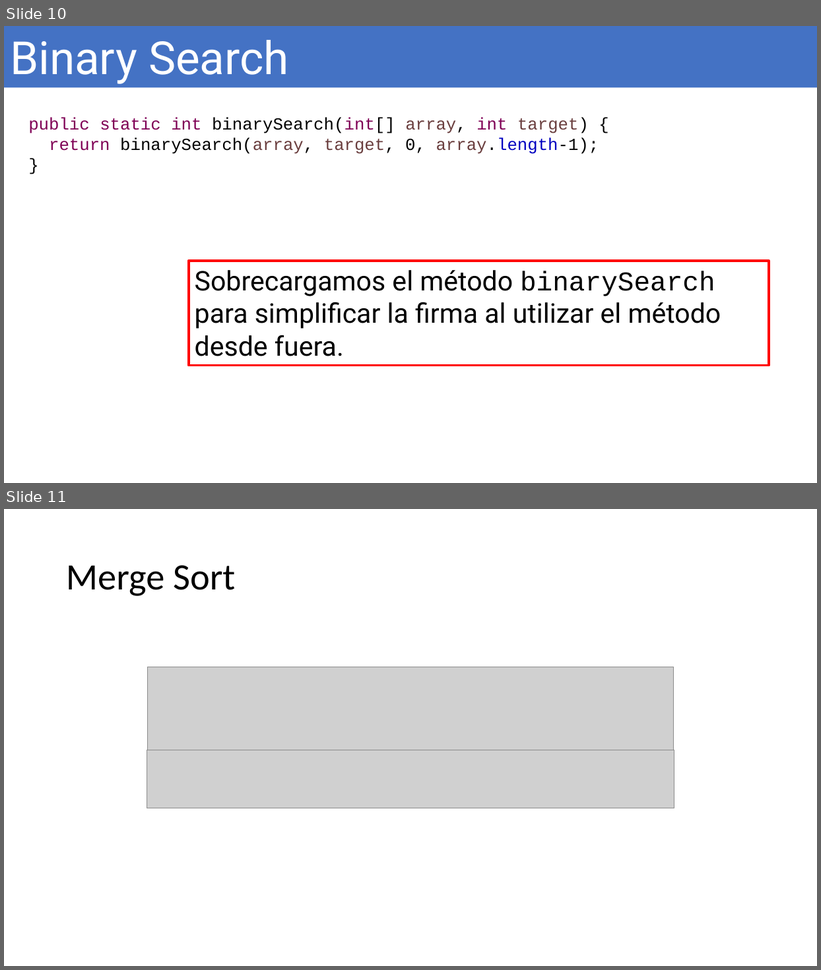
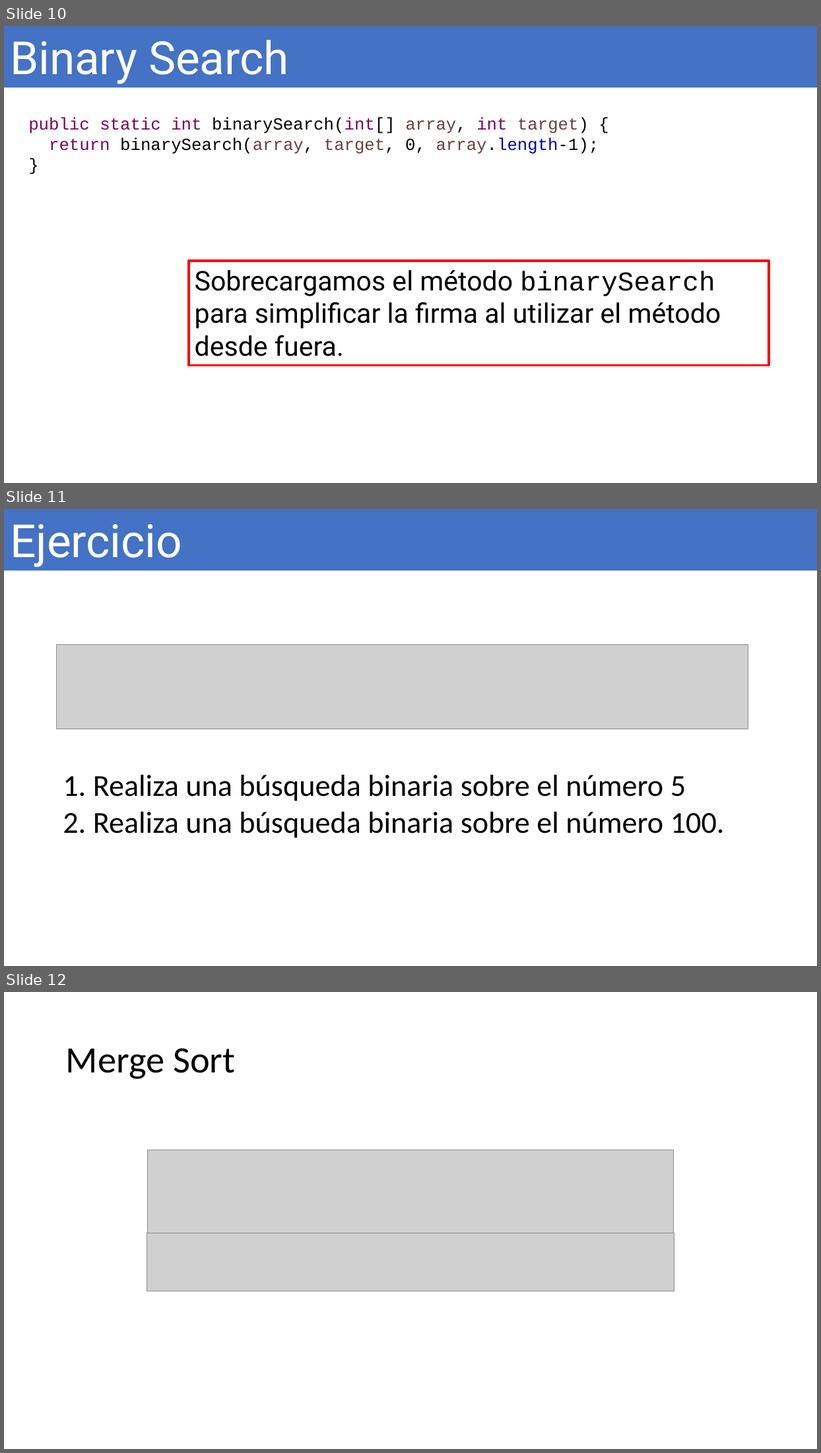
Before and after one commit to OMardil/INFO2, a slide deck: MOD08_Recursion/01 Presentacion/INFO2_MOD08_2-Busqueda_Binaria.pptx. Shown one above the other, each under a label of ours: slides 10 and 11 before the commit, slides 10, 11 and 12 after it. The pictures are 821x970 and 821x1453 pixels, drawn with LibreOffice and Linux fonts; fonts in the diff are those of the drawing; grey boxes stand for pictures. Boxes give left, top, right and bottom in pixels: in the first picture for what was removed or moved away, otherwise in the second. Text is boxed around its words. In the diff, an @@ line names an element or a change of style, - is before the commit and + after.

```diff
--- a/MOD08_Recursion/01 Presentacion/INFO2_MOD08_2-Busqueda_Binaria.pptx
+++ b/MOD08_Recursion/01 Presentacion/INFO2_MOD08_2-Busqueda_Binaria.pptx
@@ slide 11 added at bbox=[4, 509, 817, 966], background #FFFFFF @@
@@ rectangle added at bbox=[4, 509, 817, 570], fill #4472C4, 54 pt, text #FFFFFF @@
+Ejercicio
@@ picture added at bbox=[57, 644, 748, 729] @@
@@ text added at bbox=[63, 775, 725, 838], 36 pt, text #000000 @@
+1. Realiza una búsqueda binaria sobre el número 5
+2. Realiza una búsqueda binaria sobre el número 100.
@@ what was slide 11 is now slide 12 @@
```
Also in this commit, not shown: 6 other files.
